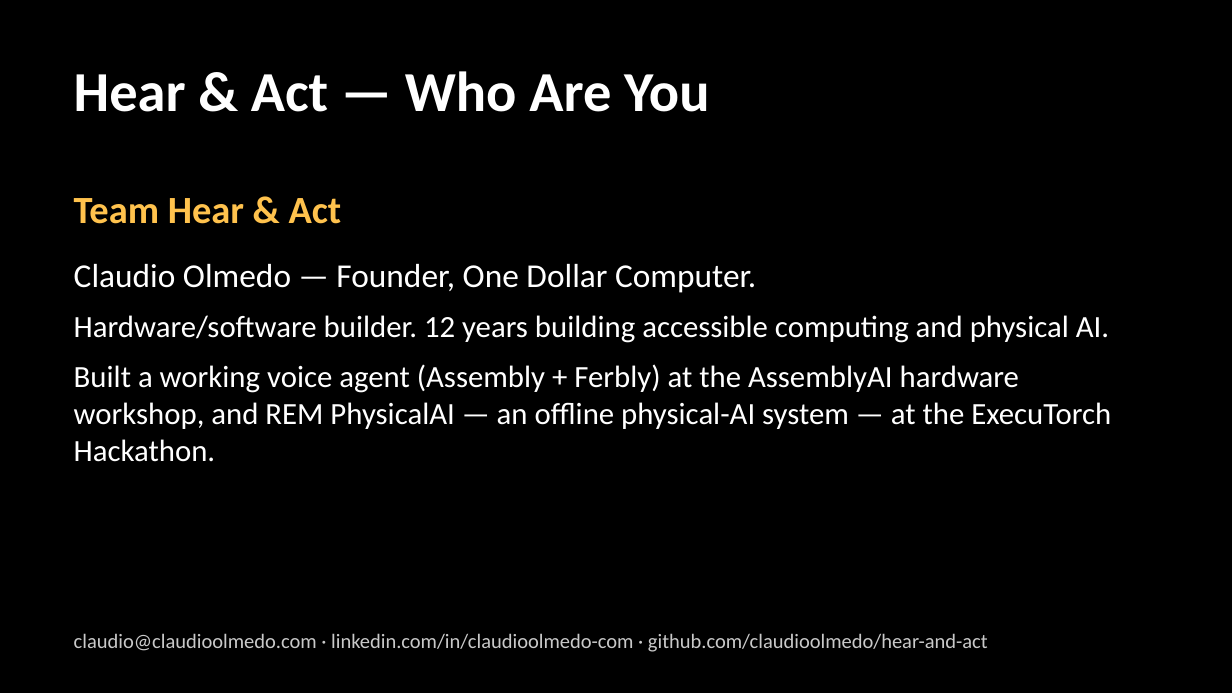
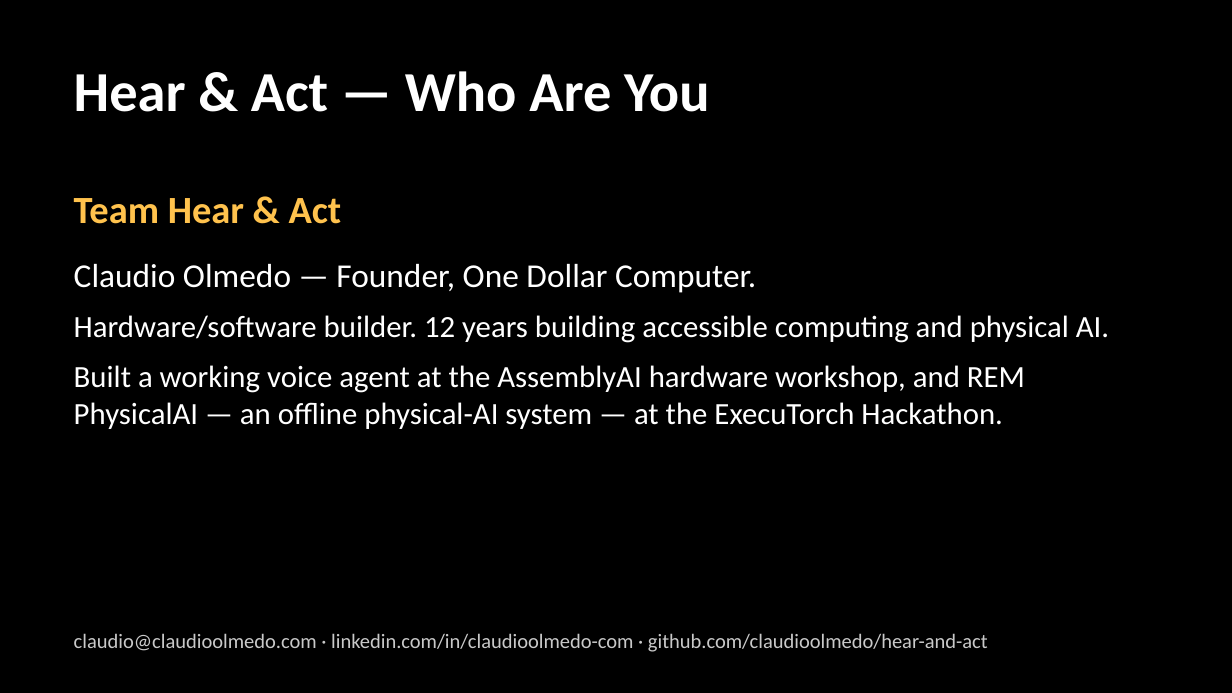
Before and after one commit to claudioolmedo/hear-and-act, a slide deck: slide 1 of docs/hear-and-act-presentation.pptx. Drawn at 1232x693 pixels with LibreOffice and Linux fonts; fonts in the diff are those of the drawing. Boxes give left, top, right and bottom in pixels: in the first picture for what was removed or moved away, otherwise in the second. Text is boxed around its words. In the diff, an @@ line names an element or a change of style, - is before the commit and + after.

Commit message:
Scrub every Ferbly mention from the repo; server auto-discovers the credential store

```diff
--- a/docs/hear-and-act-presentation.pptx
+++ b/docs/hear-and-act-presentation.pptx
@@ text at [74,365,1025,429]: text changed @@
-Built a working voice agent (Assembly + Ferbly) at the AssemblyAI hardware workshop, and REM PhysicalAI — an offline physical-AI system — at the ExecuTorch Hackathon.
+Built a working voice agent at the AssemblyAI hardware workshop, and REM PhysicalAI — an offline physical-AI system — at the ExecuTorch Hackathon.
```
Also in this commit, not shown: 6 other files.
